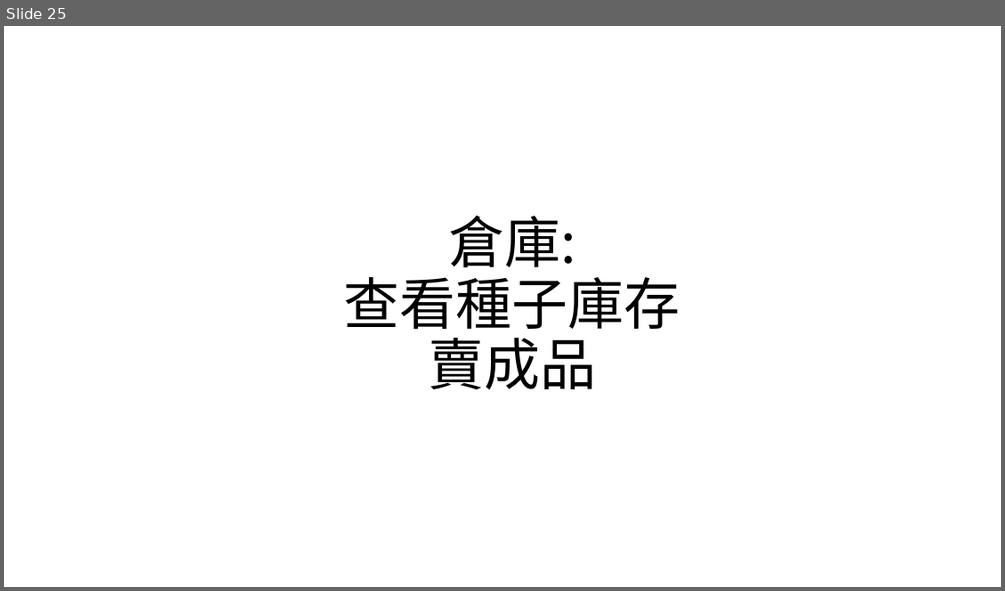
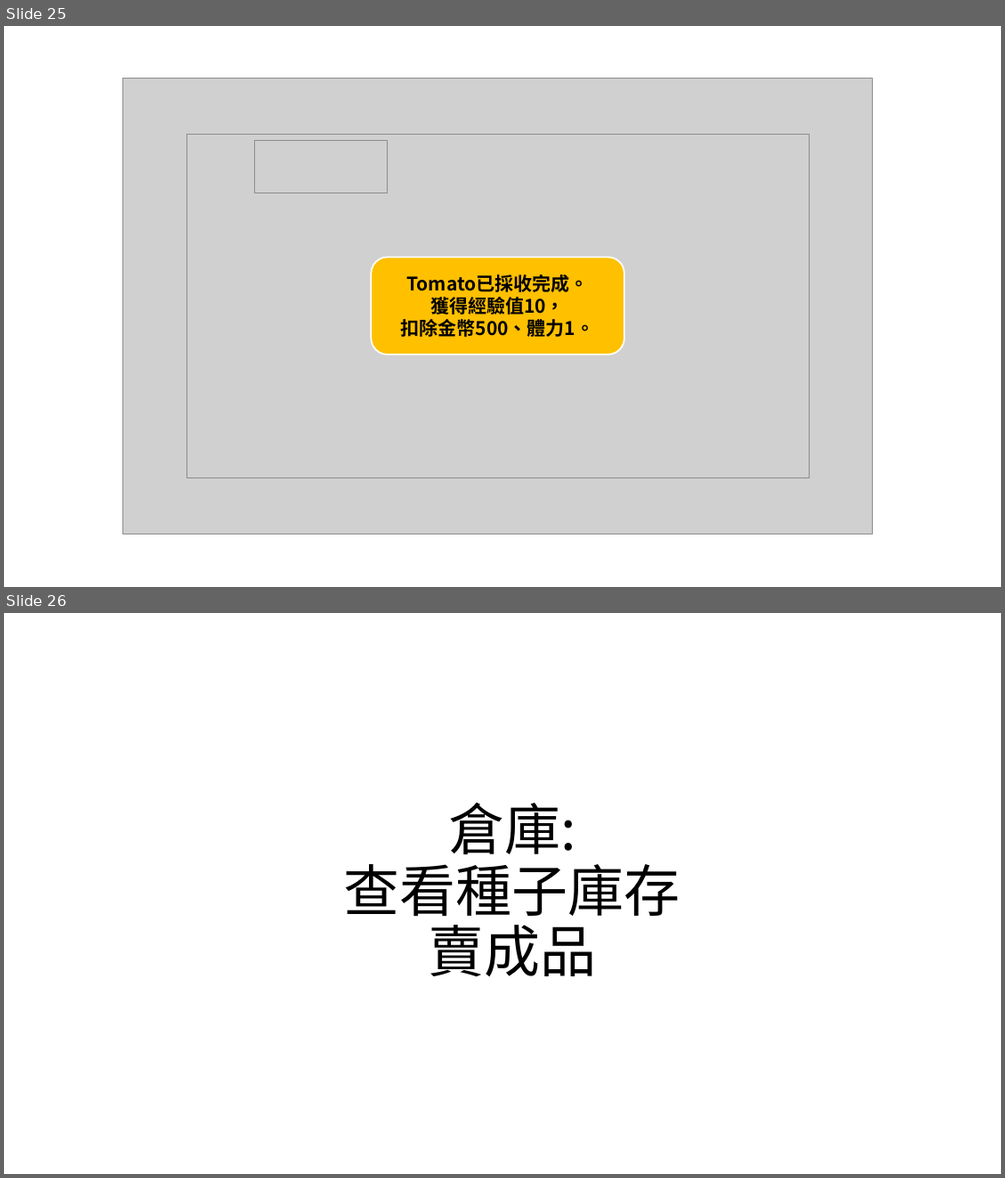
Before and after one commit to NCNU-OpenSource/1041-SE-Team3, a slide deck: report/SE_happyfarm.pptx. Shown one above the other, each under a label of ours: slide 25 before the commit, slides 25 and 26 after it. The pictures are 1005x591 and 1005x1178 pixels, drawn with LibreOffice and Linux fonts; fonts in the diff are those of the drawing; grey boxes stand for pictures. Boxes give left, top, right and bottom in pixels: in the first picture for what was removed or moved away, otherwise in the second. Text is boxed around its words. In the diff, an @@ line names an element or a change of style, - is before the commit and + after.

```diff
--- a/report/SE_happyfarm.pptx
+++ b/report/SE_happyfarm.pptx
@@ slide 25 added at bbox=[4, 26, 1001, 587], background #FFFFFF @@
@@ picture added at bbox=[123, 78, 873, 533] @@
@@ picture added at bbox=[187, 134, 809, 478] @@
@@ picture added at bbox=[255, 140, 387, 192] @@
@@ rounded rectangle added at bbox=[372, 257, 624, 354], fill #FFC000, outline #FFFFFF 1.5 pt, 18 pt, text #000000, bold @@
+Tomato已採收完成。
+獲得經驗值10，
+扣除金幣500、體力1。
@@ what was slide 25 is now slide 26 @@
```
Also in this commit, not shown: 1 slide changed, 2 other slides added, 2 slides removed.
